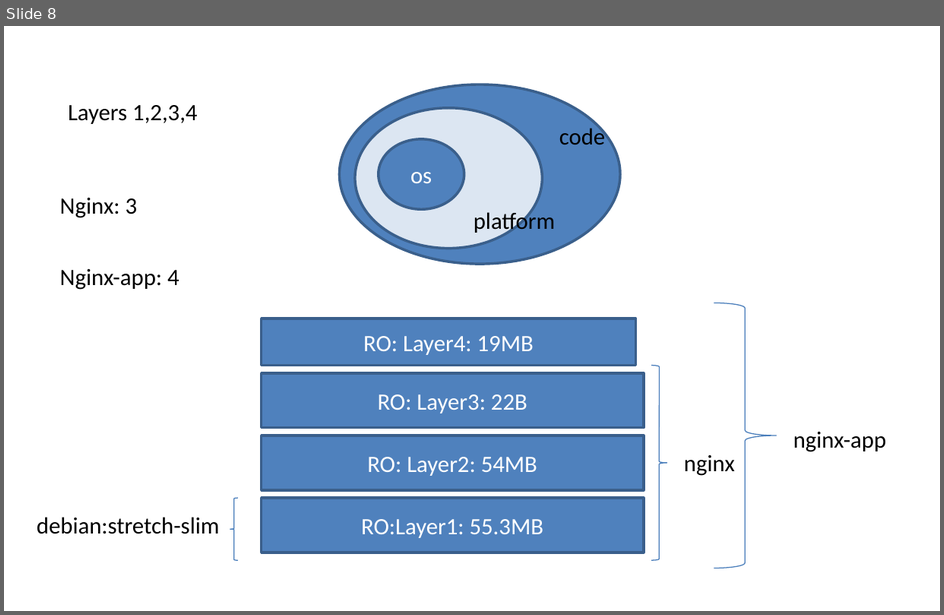
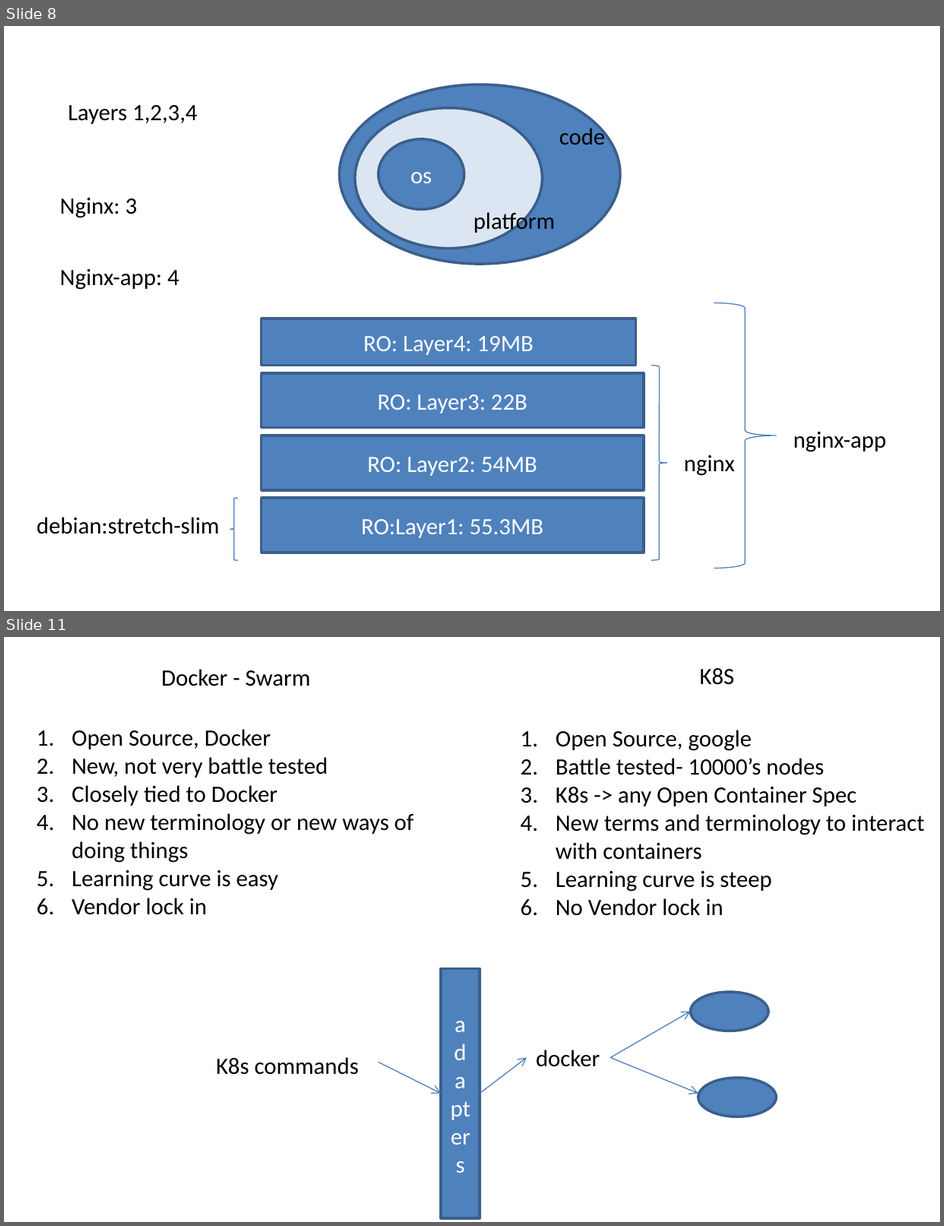
Before and after one commit to AdityaSP/ora-jun24-dock-kube, a slide deck: rough-diag.pptx. Shown one above the other, each under a label of ours: slide 8 before the commit, slides 8 and 11 after it; the slides between them are not shown. The pictures are 944x615 and 944x1226 pixels, drawn with LibreOffice and Linux fonts; fonts in the diff are those of the drawing. Boxes give left, top, right and bottom in pixels: in the first picture for what was removed or moved away, otherwise in the second. Text is boxed around its words. In the diff, an @@ line names an element or a change of style, - is before the commit and + after.

```diff
--- a/rough-diag.pptx
+++ b/rough-diag.pptx
@@ slide 11 added at box(4, 637, 940, 1222), background #FFFFFF @@
@@ text added at box(161, 669, 311, 686), 18 pt, text #000000 @@
+Docker - Swarm
@@ text added at box(700, 668, 735, 685), 18 pt, text #000000 @@
+K8S
@@ text added at box(72, 729, 414, 915), 18 pt, text #000000 @@
+1. Open Source, Docker
+2. New, not very battle tested
+3. Closely tied to Docker
+4. No new terminology or new ways of doing things
+5. Learning curve is easy
+6. Vendor lock in
@@ text added at box(556, 730, 924, 916), 18 pt, text #000000 @@
+1. Open Source, google
+2. Battle tested- 10000’s nodes
+3. K8s -> any Open Container Spec
+4. New terms and terminology to interact with containers
+5. Learning curve is steep
+6. No Vendor lock in
@@ rectangle added at box(441, 968, 481, 1218), fill #4F81BD, outline #3A5F8C 2 pt, 18 pt, text #FFFFFF @@
+adapters
@@ ellipse added at box(690, 992, 768, 1031), fill #4F81BD, outline #3A5F8C 2 pt @@
@@ arrow added from (610, 1057) to (690, 1012), #4B7EBC 0.75 pt @@
@@ text added at box(216, 1057, 359, 1075), 18 pt, text #000000 @@
+K8s commands
@@ arrow added from (379, 1062) to (441, 1094), #4B7EBC 0.75 pt @@
@@ arrow added from (480, 1094) to (526, 1057), #4B7EBC 0.75 pt @@
@@ text added at box(536, 1050, 600, 1067), 18 pt, text #000000 @@
+docker
@@ arrow added from (610, 1057) to (699, 1094), #4B7EBC 0.75 pt @@
@@ ellipse added at box(699, 1078, 776, 1117), fill #4F81BD, outline #3A5F8C 2 pt @@
```
Also in this commit, not shown: 1 slide changed, 4 other slides added, 10 other files.
